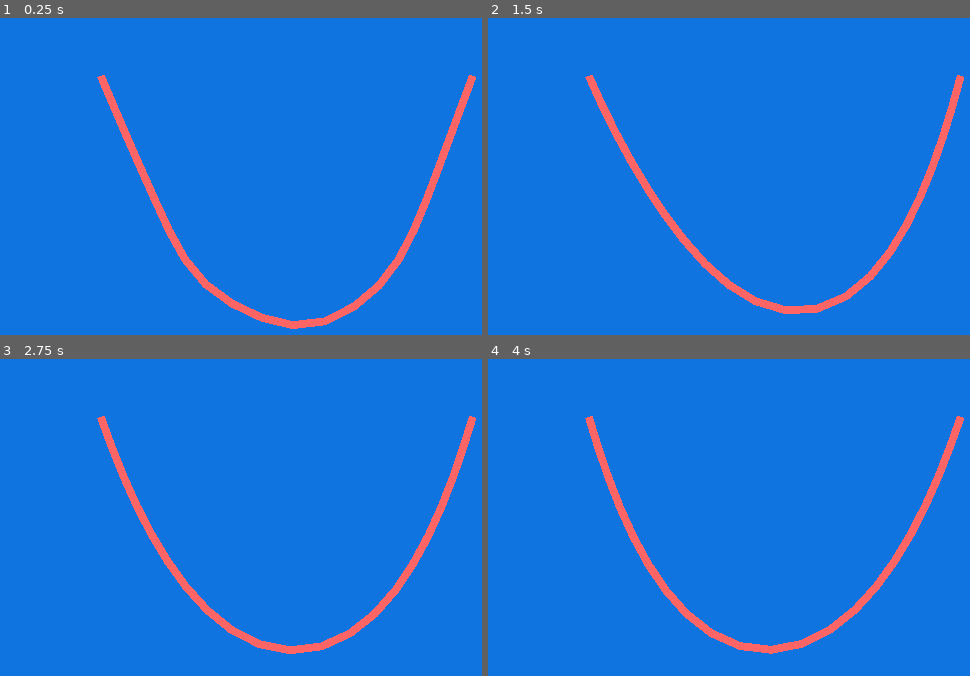
Above: before the commit, frames 1-4 (two rows, left to right).
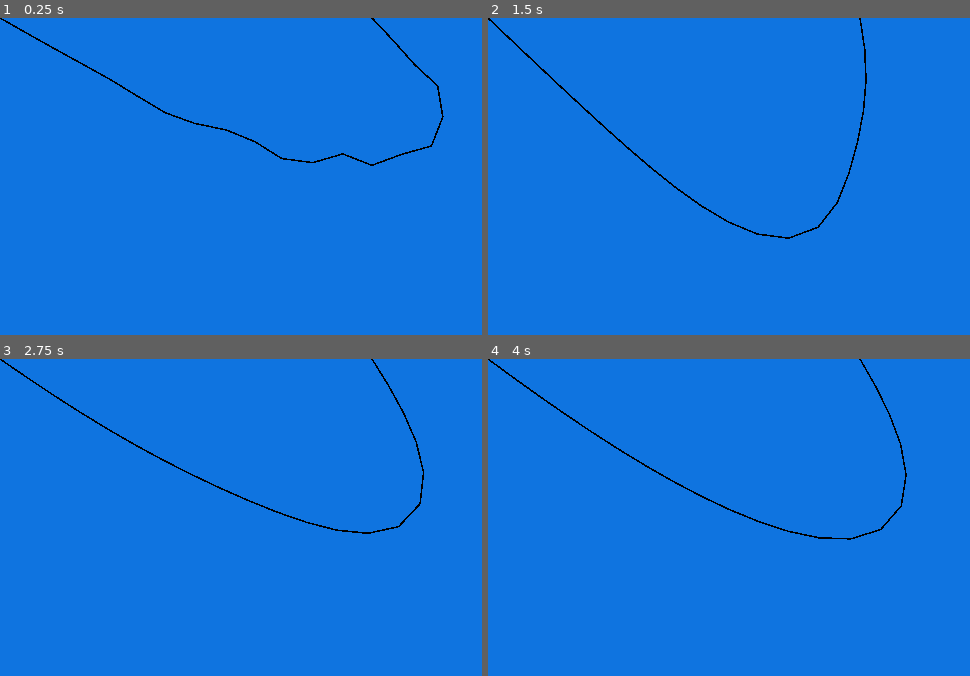
Above: after the commit, the same moments.

Repository: Norodix/SailGame
Game: Godot game, scene res://RopeSim/RopeTest.tscn
Two runs of this game, one before a commit and one after it. Both use one fixed random seed, a clock stepped at 60 frames per second and the inputs below. This scene is started directly instead of the project's main scene.
Inputs (mouse positions are in pixels of both pictures, inside the frame that each line leads up to):
- Up to frame 1 (0.25 s): no input
- Up to frame 2 (1.5 s): move the mouse to (outside the picture) at 0.52 s; hold D (right) 0.53-1.28 s; hold W (tighten) 0.53-1.28 s; move the mouse to (729, 274) at 1.27 s; hold S (down) from 1.28 s (still down); tap Mouse wheel up (zoomIn) at 1.35 s
- Up to frame 3 (2.75 s): move the mouse to (481, 488) at 2.02 s; release S (down) at 2.03 s; hold D (right) from 2.03 s (still down); hold Mouse wheel down (zoomOut) from 2.03 s (still down)
- Up to frame 4 (4 s): move the mouse to (outside the picture) at 2.77 s; release Mouse wheel down (zoomOut) at 2.78 s; tap W (tighten) at 2.85 s; move the mouse to (outside the picture) at 3.52 s; release D (right) at 3.53 s; hold A (left) from 3.53 s (still down); hold Mouse wheel up (zoomIn) from 3.53 s (still down)

The runs differ from the first frame. In frame 1, 4.0% of the frame differs, in the area x 0-99%, y 0-99%; in frame 2, 3.9%; in frame 3, 3.9%; in frame 4, 3.9%.

Commit message:
Add rope to ship body

Diff:
--- a/Player.gd
+++ b/Player.gd
@@ -103,6 +103,15 @@
 	var waveModColor = map(0, 400, 0, 0.6, self.linear_velocity.length())
 	$Wake.modulate = Color(waveModColor, waveModColor, waveModColor)
 
+	# Update rope properties
+	var apparent_wind = get_node("/root/World").windspeed - self.linear_velocity
+	var rope = get_node("../Rope")
+	var flag = get_node("../Flag")
+	rope.force = apparent_wind / 100.0
+	#rope.length = $RopeAnchor.global_position.distance_to($Sail/RopeAnchor.global_position)
+	#sin(deg2rad($Sail.maxangle / 2.0)) * 2 * 58
+	rope.length = Vector2(-58, 0).distance_to(Vector2(-48, 0).rotated(deg2rad($Sail.maxangle)))
+	flag.force = apparent_wind / 20.0
 
 
 func drawArrow():
--- a/RopeSim/Rope.gd
+++ b/RopeSim/Rope.gd
@@ -1,10 +1,14 @@
 extends Node2D
 
 export var start_point : Vector2
+export var start_lock = true
 export var end_point : Vector2
+export var end_lock = true
 export var num_sections : int = 10
 export var num_iterations : int = 10
 export var length : float
+export var force : Vector2 = Vector2.ZERO
+export var damping = 1.0
 export(NodePath) var startpoint_target
 export(NodePath) var endpoint_target
 
@@ -13,6 +17,7 @@
 
 class Point:
 	var pos : Vector2
+	var pos_tmp : Vector2
 	var prev_pos: Vector2
 	var locked : bool = false
 
@@ -36,8 +41,8 @@
 		points.append(p)
 		line.add_point(p.pos)
 
-	points[0].locked = true
-	points[-1].locked = true
+	points[0].locked = start_lock
+	points[-1].locked = end_lock
 
 	# create sticks
 	for i in num_sections:
@@ -46,6 +51,9 @@
 		s.pointB = points[i+1]
 		s.length = length / float(num_sections)
 		sticks.append(s)
+
+	line.set_as_toplevel(true)
+	line.z_index = self.z_index
 
 func _process(delta):
 	update_line()
@@ -58,10 +66,11 @@
 		points[-1].pos = end_node.global_position
 	for i in num_points:
 		var p = points[i]
-		var pos_tmp = p.pos
+		p.pos_tmp = p.pos
 		if not p.locked:
-			p.pos += (p.pos - p.prev_pos + Vector2.DOWN * 98 * delta)
-		p.prev_pos = pos_tmp
+			var offset = (p.pos - p.prev_pos + force * delta) * damping
+			p.pos += offset
+		p.prev_pos = p.pos_tmp
 
 	for iter in num_iterations:
 		var sticklen = length / float(num_sections)
--- a/RopeSim/Rope.tscn
+++ b/RopeSim/Rope.tscn
@@ -8,5 +8,5 @@
 length = 100.0
 
 [node name="Line2D" type="Line2D" parent="."]
-z_index = -2
-default_color = Color( 1, 0.4, 0.4, 1 )
+width = 2.0
+default_color = Color( 0, 0, 0, 1 )
--- a/RopeSim/RopeTest.tscn
+++ b/RopeSim/RopeTest.tscn
@@ -31,6 +31,7 @@
 position = Vector2( 129, 74.0179 )
 num_sections = 20
 length = 800.0
+force = Vector2( 50, 50 )
 
 [node name="Path2D" type="Path2D" parent="."]
 position = Vector2( 122, 77.0179 )
--- a/World.tscn
+++ b/World.tscn
@@ -8,6 +8,7 @@
 [ext_resource path="res://Art/Ocean/WaveMap.png" type="Texture" id=6]
 [ext_resource path="res://World.gd" type="Script" id=7]
 [ext_resource path="res://Art/RedArrow.png" type="Texture" id=8]
+[ext_resource path="res://RopeSim/Rope.tscn" type="PackedScene" id=9]
 [ext_resource path="res://Wake.gd" type="Script" id=10]
 [ext_resource path="res://WaterRidgedNormal.shader" type="Shader" id=11]
 [ext_resource path="res://DebugOverlay.gd" type="Script" id=12]
@@ -36,6 +37,9 @@
 [ext_resource path="res://Art/Exit.png" type="Texture" id=39]
 [ext_resource path="res://Wind/WindParticleSpawner.tscn" type="PackedScene" id=40]
 
+[sub_resource type="Curve" id=32]
+_data = [ Vector2( 0, 1 ), 0.0, 0.0, 0, 0, Vector2( 1, 0 ), 0.0, 0.0, 0, 0 ]
+
 [sub_resource type="CapsuleShape2D" id=1]
 radius = 44.6475
 height = 9.64355
@@ -190,6 +194,7 @@
 script = ExtResource( 7 )
 
 [node name="PlayerBoatSmoothing2D" type="Node2D" parent="."]
+z_index = -1
 script = ExtResource( 35 )
 target = NodePath("../PlayerBoat")
 flags = 7
@@ -205,7 +210,16 @@
 smoothing_enabled = true
 smoothing_speed = 2.0
 
+[node name="Rope" parent="." instance=ExtResource( 9 )]
+z_index = -1
+num_sections = 15
+num_iterations = 20
+startpoint_target = NodePath("../PlayerBoat/RopeAnchor")
+endpoint_target = NodePath("../PlayerBoat/Sail/RopeAnchor")
+
 [node name="SailSmooth" type="Node2D" parent="."]
+position = Vector2( -32.319, -0.0709991 )
+z_index = 1
 script = ExtResource( 35 )
 target = NodePath("../PlayerBoat/Sail")
 flags = 55
@@ -217,6 +231,24 @@
 hframes = 3
 frame = 2
 
+[node name="Flag" parent="." instance=ExtResource( 9 )]
+visible = false
+z_index = 20
+end_point = Vector2( 0, 0 )
+end_lock = false
+num_sections = 5
+num_iterations = 20
+length = 20.0
+startpoint_target = NodePath("../PlayerBoat/PinJoint2D")
+
+[node name="Line2D" parent="Flag" index="0"]
+visible = false
+width = 4.0
+width_curve = SubResource( 32 )
+default_color = Color( 0.890196, 0.0156863, 0.0156863, 1 )
+joint_mode = 2
+begin_cap_mode = 2
+
 [node name="PlayerBoat" type="RigidBody2D" parent="."]
 mass = 20.0
 can_sleep = false
@@ -241,6 +273,9 @@
 node_a = NodePath("../Sail")
 node_b = NodePath("..")
 bias = 0.9
+
+[node name="RopeAnchor" type="Position2D" parent="PlayerBoat"]
+position = Vector2( -61.319, -0.0709991 )
 
 [node name="Sail" type="RigidBody2D" parent="PlayerBoat"]
 position = Vector2( -32, 0 )
@@ -250,6 +285,9 @@
 angular_damp = 0.02
 script = ExtResource( 3 )
 
+[node name="RopeAnchor" type="Position2D" parent="PlayerBoat/Sail"]
+position = Vector2( -16.319, -0.0709991 )
+
 [node name="CollisionShape2D" type="CollisionShape2D" parent="PlayerBoat/Sail"]
 rotation = 3.14159
 shape = SubResource( 2 )
@@ -261,7 +299,6 @@
 scale = Vector2( 0.118017, 0.118017 )
 texture = ExtResource( 4 )
 hframes = 3
-frame = 2
 
 [node name="RopeCreak" type="AudioStreamPlayer" parent="PlayerBoat/Sail"]
 stream = ExtResource( 25 )
@@ -326,7 +363,7 @@
 margin_left = 16.0
 theme = ExtResource( 19 )
 __meta__ = {
-"_edit_use_anchors_": false
+"_edit_lock_": true
 }
 
 [node name="WindSpeed" type="Label" parent="GUI/Control"]
@@ -342,12 +379,9 @@
 [node name="BoatSpeed" type="Label" parent="GUI/Control"]
 anchor_right = 1.0
 anchor_bottom = 1.0
-margin_bottom = -10.0
+margin_bottom = -12.0
 text = "Boat Speed: "
 valign = 2
-__meta__ = {
-"_edit_use_anchors_": false
-}
 
 [node name="CrateCounter" type="AnimationPlayer" parent="GUI"]
 playback_speed = 3.0
@@ -361,7 +395,7 @@
 margin_top = 35.0
 margin_right = -75.0
 __meta__ = {
-"_edit_use_anchors_": false
+"_edit_lock_": true
 }
 
 [node name="Node2D" type="Node2D" parent="GUI/CrateCounter/Control"]
@@ -372,9 +406,6 @@
 theme = ExtResource( 19 )
 text = "x 0"
 valign = 1
-__meta__ = {
-"_edit_use_anchors_": false
-}
 
 [node name="Sprite" type="Sprite" parent="GUI/CrateCounter/Control/Node2D"]
 position = Vector2( -30, 10.201 )
@@ -404,6 +435,9 @@
 [node name="CrateArea" type="Area2D" parent="."]
 position = Vector2( 785.388, 0 )
 script = ExtResource( 15 )
+__meta__ = {
+"_edit_lock_": true
+}
 
 [node name="CollisionShape2D" type="CollisionShape2D" parent="CrateArea"]
 shape = SubResource( 23 )
@@ -481,9 +515,6 @@
 anchor_bottom = 1.0
 margin_top = -287.667
 margin_bottom = -0.667419
-__meta__ = {
-"_edit_use_anchors_": false
-}
 
 [node name="TightenButton" type="TouchScreenButton" parent="TouchControls/TouchControlsVisibilityNode/Control"]
 position = Vector2( 16, 0 )
@@ -522,3 +553,5 @@
 
 [connection signal="body_entered" from="CrateArea" to="CrateArea" method="_on_CrateArea_body_entered"]
 [connection signal="pickUp" from="CrateArea" to="." method="_on_CrateArea_pickUp"]
+
+[editable path="Flag"]
Not shown: 2 places in World.tscn that only renumber resources
